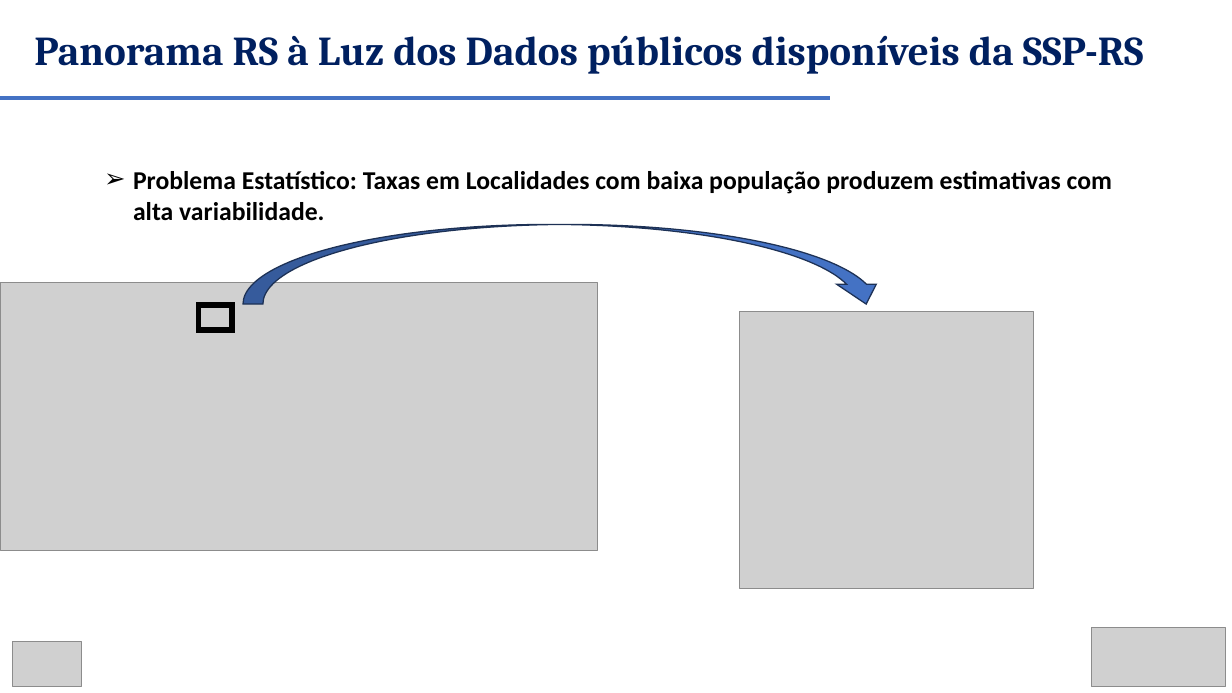
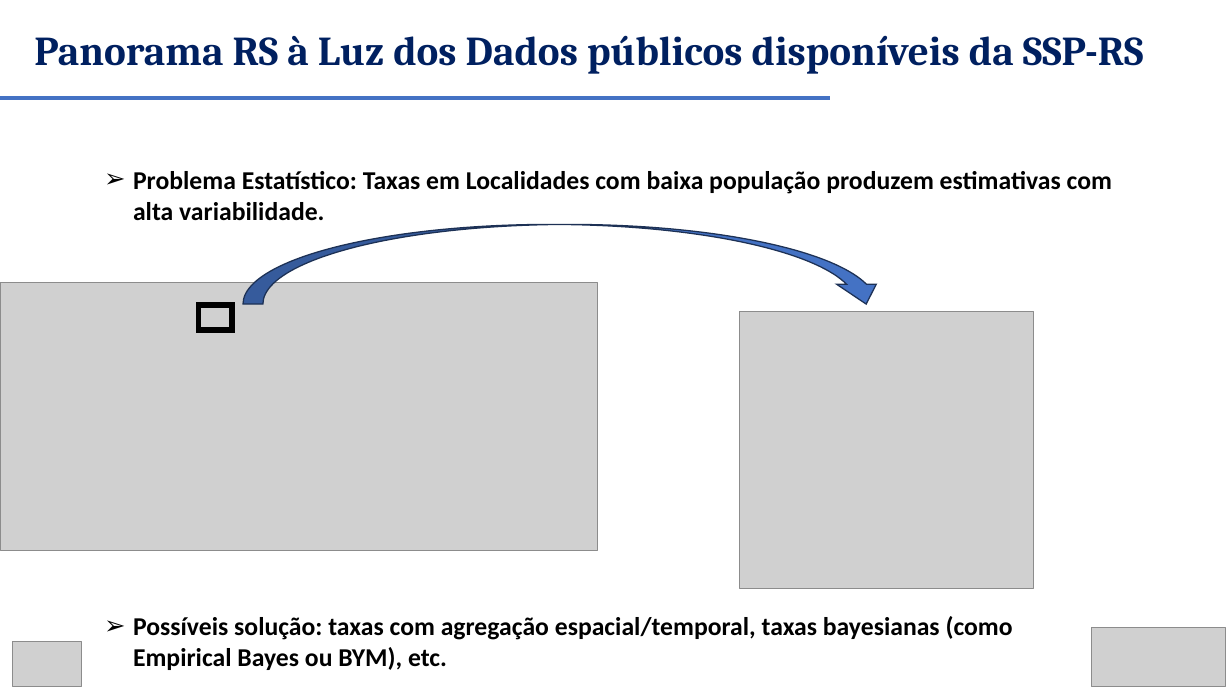
Before and after one commit to renanxcortes/semanistica_2026, a slide deck: slide 7 of DIA 2 - APRESENTACAO - VERSAO AMPLIADA FINAL.pptx (slide 8 before the commit). Drawn at 1232x693 pixels with LibreOffice and Linux fonts; fonts in the diff are those of the drawing; grey boxes stand for pictures. Boxes give left, top, right and bottom in pixels: in the first picture for what was removed or moved away, otherwise in the second. Text is boxed around its words. In the diff, an @@ line names an element or a change of style, - is before the commit and + after.

```diff
--- a/DIA 2 - APRESENTACAO - VERSAO AMPLIADA FINAL.pptx
+++ b/DIA 2 - APRESENTACAO - VERSAO AMPLIADA FINAL.pptx
@@ text added at (x1=133, y1=616, x2=1013, y2=670), 20 pt, text #000000, bold @@
+➢ Possíveis solução: taxas com agregação espacial/temporal, taxas bayesianas (como Empirical Bayes ou BYM), etc.
```
Also in this commit, not shown: 2 other slides changed, 4 slides added, 3 slides removed, 2 other files.
